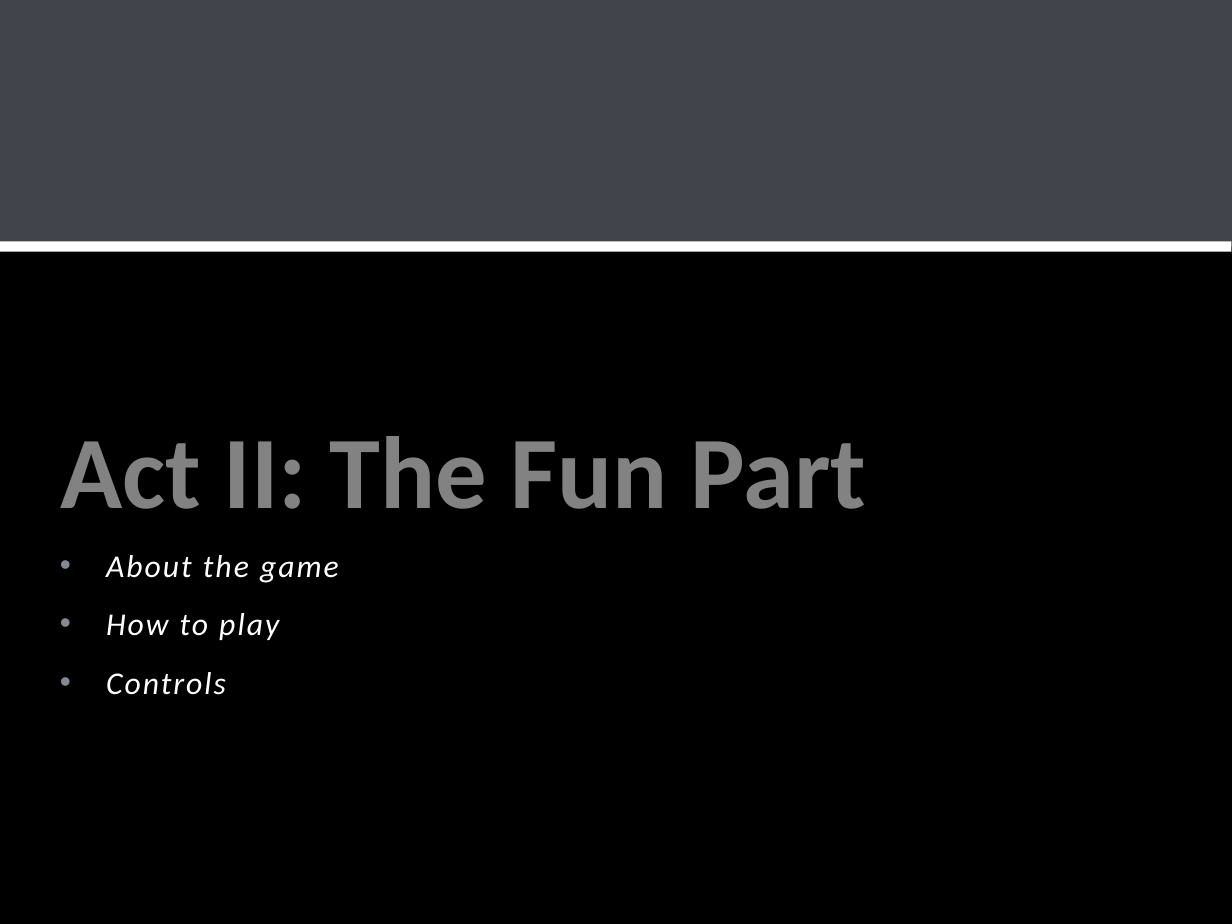
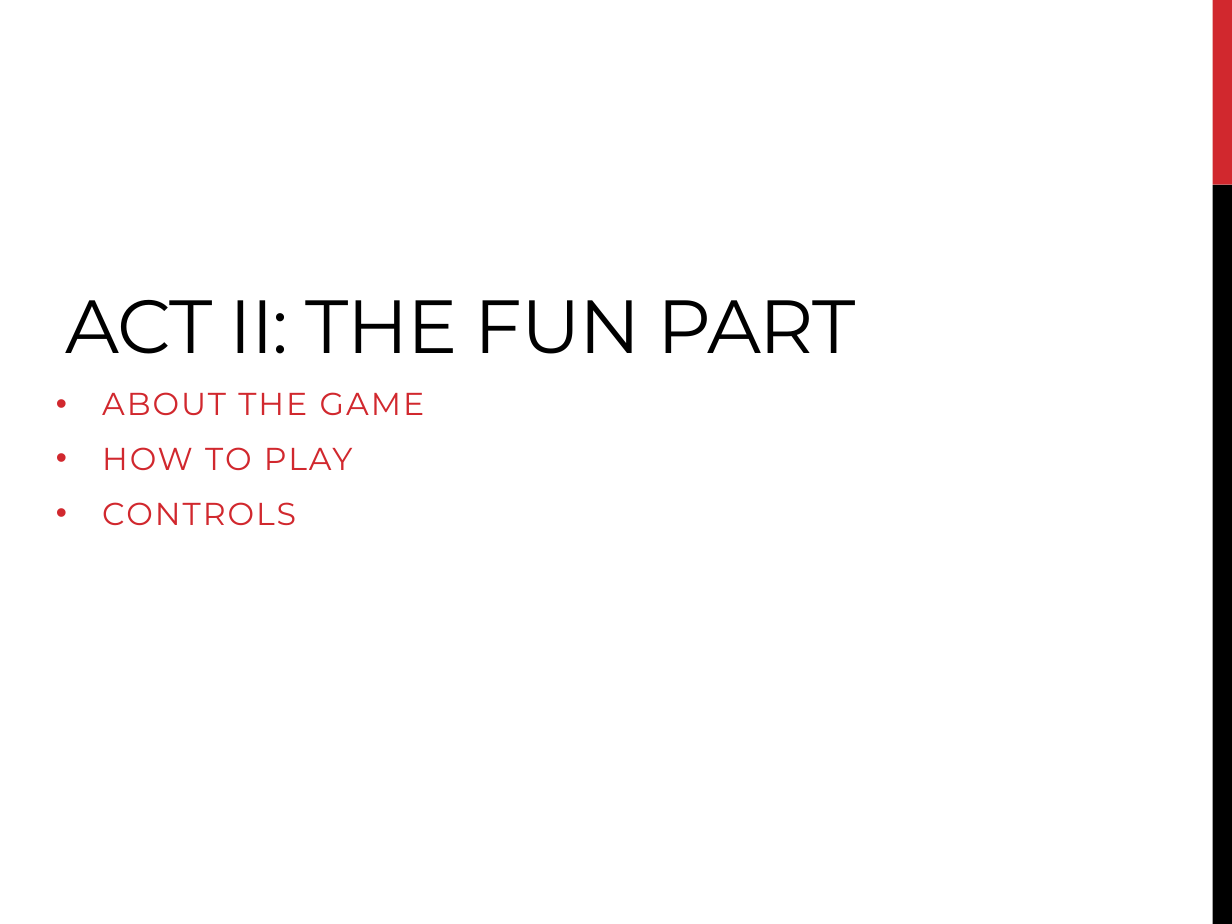
Before and after one commit to peterhoang/Super-Duper-Game, a slide deck: slide 12 of The Super-Awesome Game Deck.pptx. Drawn at 1232x924 pixels with LibreOffice and Linux fonts; fonts in the diff are those of the drawing; background and template pictures are left out. Boxes give left, top, right and bottom in pixels: in the first picture for what was removed or moved away, otherwise in the second. Text is boxed around its words. In the diff, an @@ line names an element or a change of style, - is before the commit and + after.

Commit message:
Changed the PP theme.

```diff
--- a/The Super-Awesome Game Deck.pptx
+++ b/The Super-Awesome Game Deck.pptx
@@ background picture (left out) to #FFFFFF @@
@@ rectangle removed at bbox=[0, 0, 1232, 924] @@
@@ rectangle removed at bbox=[0, 0, 1232, 246] @@
@@ rectangle added at bbox=[1212, 0, 1232, 185], fill #D1282E @@
@@ title "ACT II: THE FUN PART" at bbox=[66, 300, 856, 354]: vertical alignment bottom to middle @@
@@ rectangle added at bbox=[1212, 185, 1232, 924], fill #000000 @@
@@ line removed from (0, 246) to (1232, 246) @@
@@ title at bbox=[66, 300, 856, 354]: text changed; size 60 to 44 pt; font Calibri to Montserrat; text colour gradient #FFFFFF to #000000; bold off @@
-Act II: The Fun Part
+ACT II: THE FUN PART
@@ text "ABOUT THE GAME" at bbox=[102, 392, 425, 525]: vertical alignment top to bottom @@
@@ text at bbox=[102, 392, 425, 525]: text changed; font Calibri to Montserrat; text colour #FFFFFF to #D1282E; italic off @@
-• About the game
-• How to play
-• Controls
+• ABOUT THE GAME
+• HOW TO PLAY
+• CONTROLS
```
Also in this commit, not shown: 28 other slides changed.
